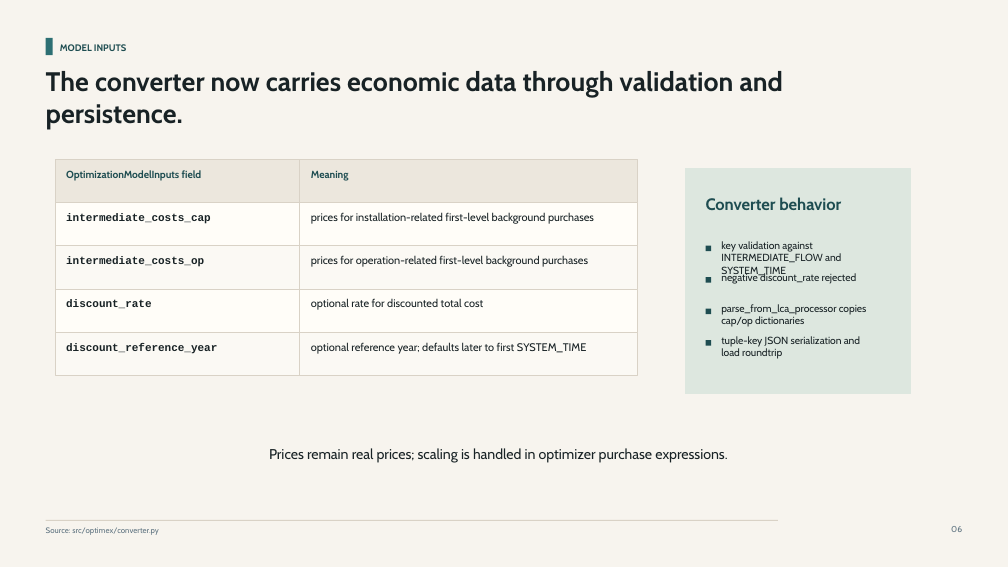
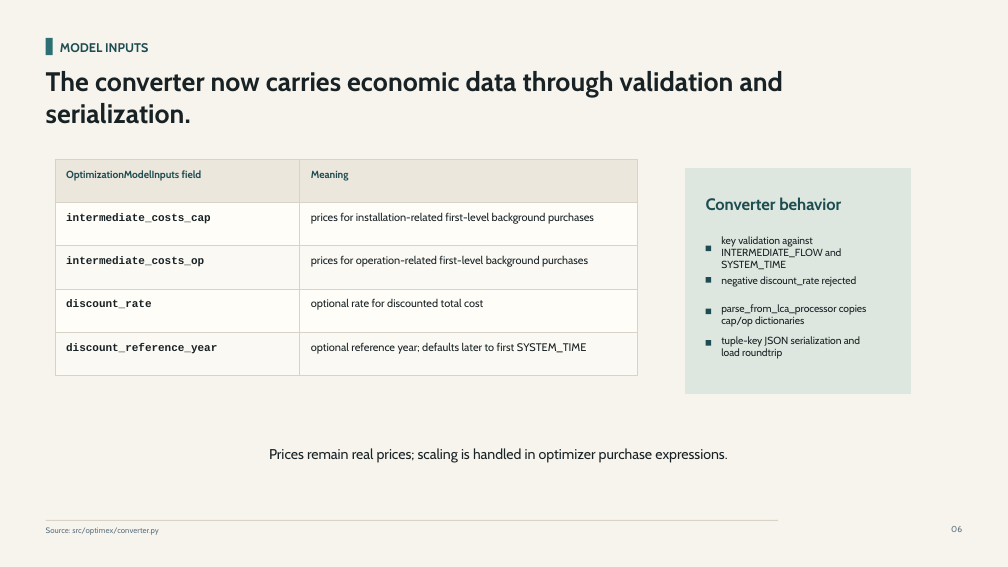
Before and after one commit to langeluca/optimex, a slide deck: slide 6 of outputs/019eb20b-c78d-7562-a3e1-1b44de512a93/presentations/economic-cost-optimization/output/economic-cost-optimization-in-optimex.pptx. Drawn at 1008x567 pixels with LibreOffice and Linux fonts; fonts in the diff are those of the drawing. Boxes give left, top, right and bottom in pixels: in the first picture for what was removed or moved away, otherwise in the second. Text is boxed around its words. In the diff, an @@ line names an element or a change of style, - is before the commit and + after.

Commit message:
update economic cost optimization presentation

```diff
--- a/outputs/019eb20b-c78d-7562-a3e1-1b44de512a93/presentations/economic-cost-optimization/output/economic-cost-optimization-in-optimex.pptx
+++ b/outputs/019eb20b-c78d-7562-a3e1-1b44de512a93/presentations/economic-cost-optimization/output/economic-cost-optimization-in-optimex.pptx
@@ text "MODEL INPUTS" at box(60, 43, 148, 52): size 9 to 12 pt @@
@@ text at box(46, 71, 783, 124): text changed @@
-The converter now carries economic data through validation and persistence.
+The converter now carries economic data through validation and serialization.
@@ text "key validation against INTERMEDIATE_FLOW and ...": place and size @@
-text "key validation against INTERMEDIATE_FLOW and ..." at box(721, 241, 841, 277)
+text "key validation against INTERMEDIATE_FLOW and ..." at box(721, 236, 841, 270)
@@ text "negative discount_rate rejected": place and size @@
-text "negative discount_rate rejected" at box(721, 272, 857, 284)
+text "negative discount_rate rejected" at box(721, 276, 857, 287)
```
Also in this commit, not shown: 11 other slides changed.
